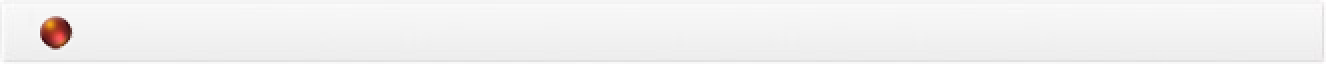
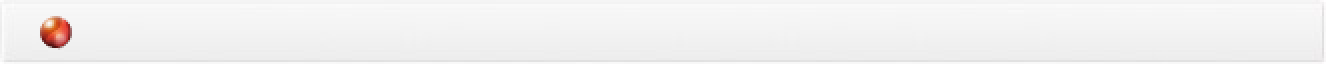
Layers edited between the first and the second 1326x64 image:
added layer "图层 3" above "椭圆 4" over [40, 16, 72, 50]
hid "图层 1" over [30, 16, 74, 52]
